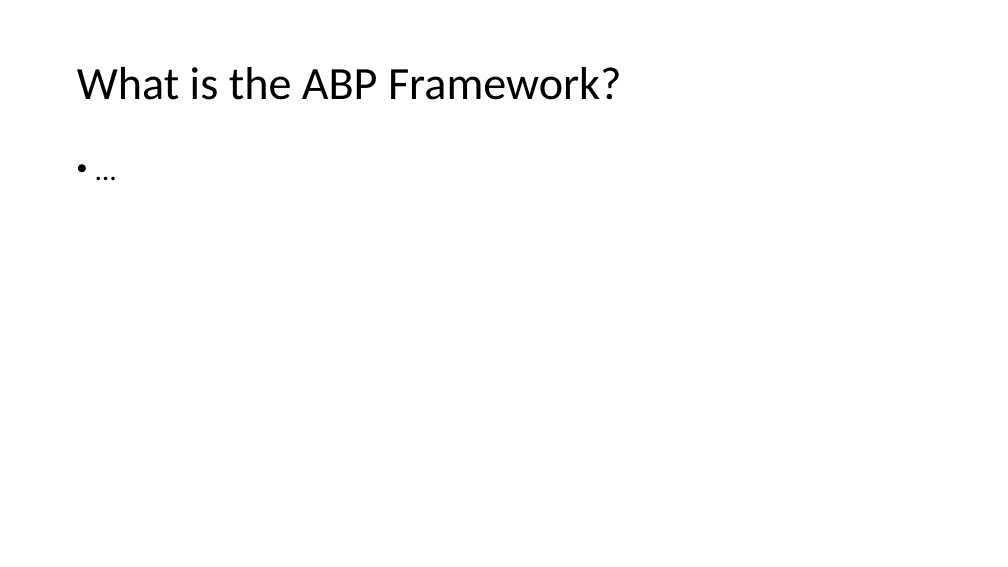
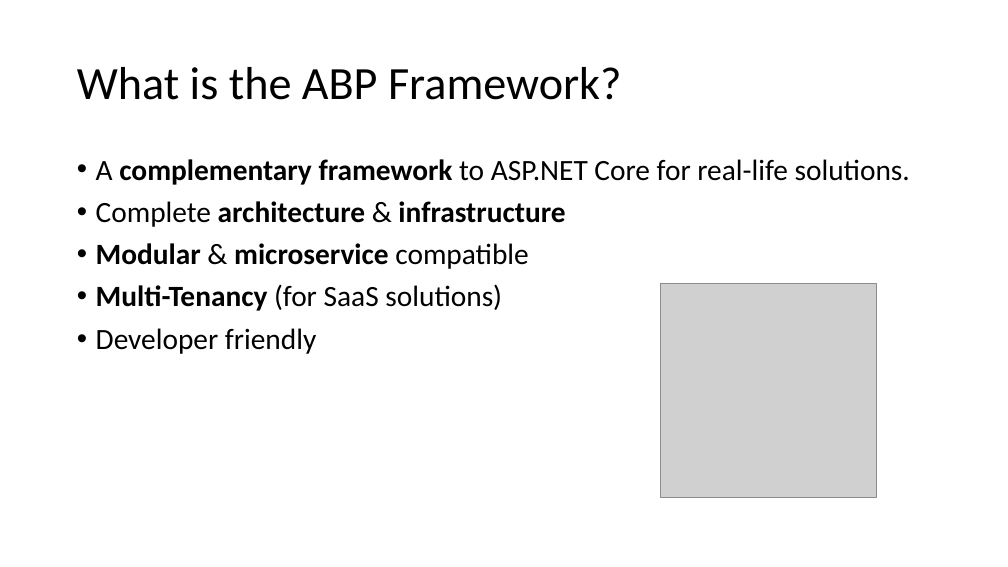
Before and after one commit to hikalkan/presentations, a slide deck: slide 6 of 2020-11-22 DevNot Summit Blazor and ABP/Blazor-Abp-Workshop.pptx (slide 4 before the commit). Drawn at 1008x567 pixels with LibreOffice and Linux fonts; fonts in the diff are those of the drawing; grey boxes stand for pictures. Boxes give left, top, right and bottom in pixels: in the first picture for what was removed or moved away, otherwise in the second. Text is boxed around its words. In the diff, an @@ line names an element or a change of style, - is before the commit and + after.

```diff
--- a/2020-11-22 DevNot Summit Blazor and ABP/Blazor-Abp-Workshop.pptx
+++ b/2020-11-22 DevNot Summit Blazor and ABP/Blazor-Abp-Workshop.pptx
@@ text at bbox=[96, 159, 910, 354]: text changed @@
-• …
+• A complementary framework to ASP.NET Core for real-life solutions.
+• Complete architecture & infrastructure
+• Modular & microservice compatible
+• Multi-Tenancy (for SaaS solutions)
+• Developer friendly
@@ picture added at bbox=[661, 284, 876, 498] @@
```
Also in this commit, not shown: 6 other slides changed, 4 slides added.
